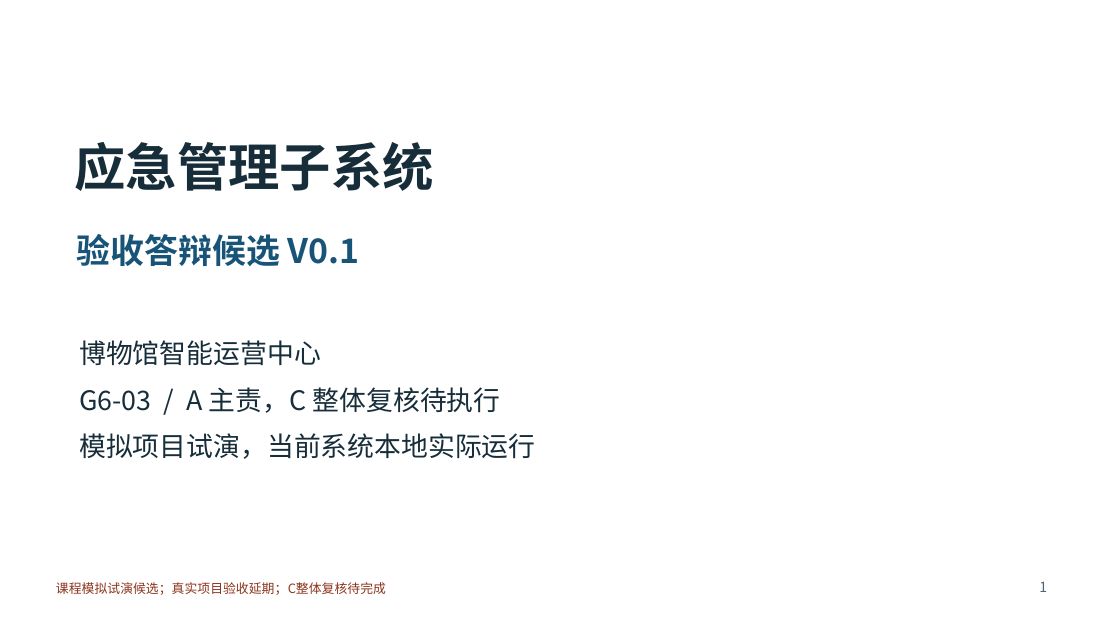
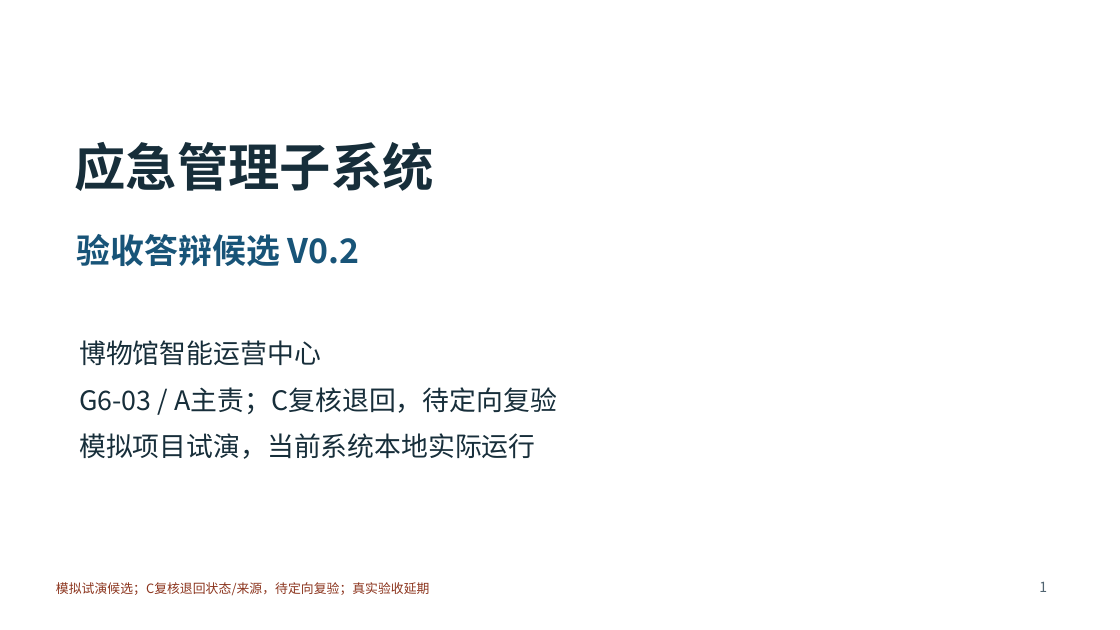
Before and after one commit to Renny1700132/emergency-response-platform, a slide deck: slide 1 of docs/deliverables/G6/G6-03-验收答辩候选.pptx. Drawn at 1120x630 pixels with LibreOffice and Linux fonts; fonts in the diff are those of the drawing. Boxes give left, top, right and bottom in pixels: in the first picture for what was removed or moved away, otherwise in the second. Text is boxed around its words. In the diff, an @@ line names an element or a change of style, - is before the commit and + after.

```diff
--- a/docs/deliverables/G6/G6-03-验收答辩候选.pptx
+++ b/docs/deliverables/G6/G6-03-验收答辩候选.pptx
@@ text at <box>77,234,360,266</box>: text changed @@
-验收答辩候选 V0.1
+验收答辩候选 V0.2
@@ text at <box>79,387,557,414</box>: text changed @@
-G6-03 / A 主责，C 整体复核待执行
+G6-03 / A主责；C复核退回，待定向复验
@@ text at <box>56,582,430,595</box>: text changed @@
-课程模拟试演候选；真实项目验收延期；C整体复核待完成
+模拟试演候选；C复核退回状态/来源，待定向复验；真实验收延期
```
Also in this commit, not shown: 13 other slides changed, 23 other files.
